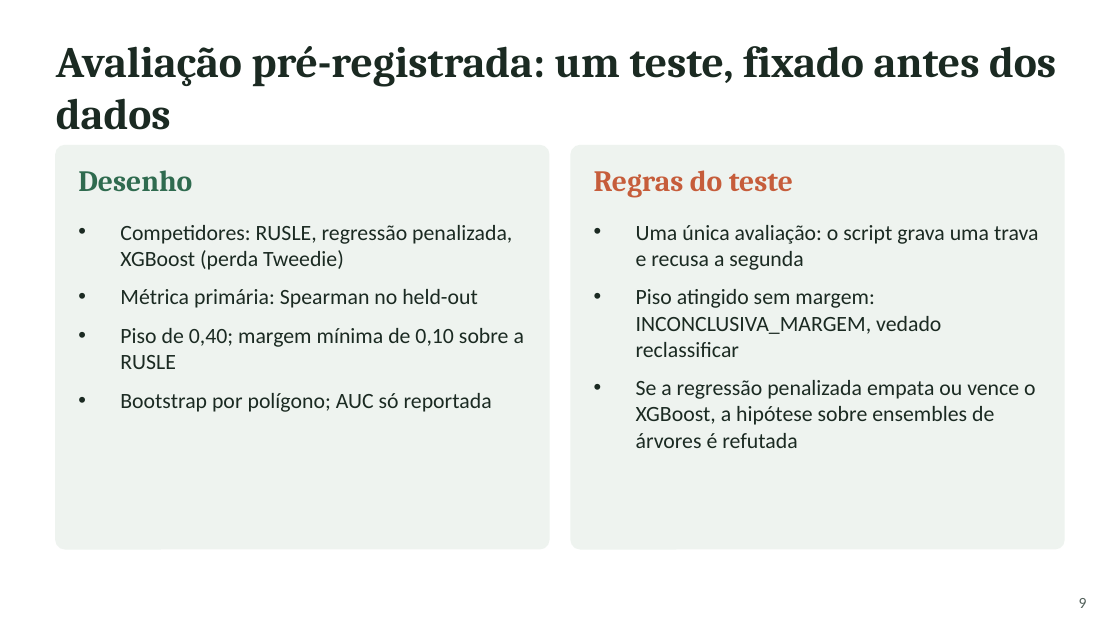
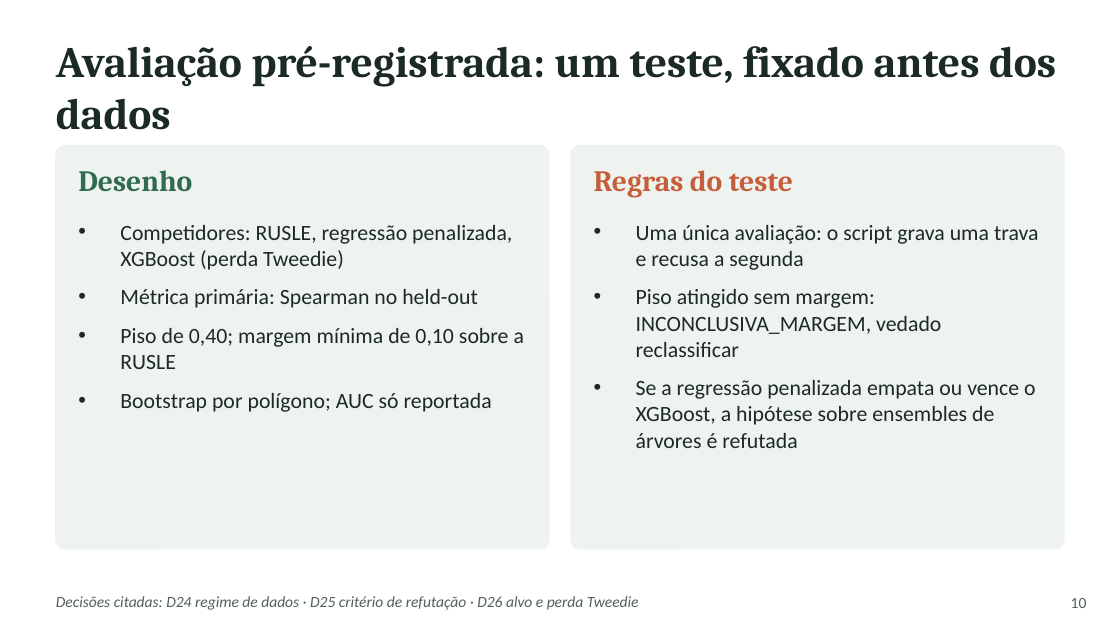
Before and after one commit to RedZardoz/localizador-erosao-v02, a slide deck: slide 10 of docs/Apresentacao_Seminario_Arcabouco_Auditavel.pptx (slide 9 before the commit). Drawn at 1120x630 pixels with LibreOffice and Linux fonts; fonts in the diff are those of the drawing. Boxes give left, top, right and bottom in pixels: in the first picture for what was removed or moved away, otherwise in the second. Text is boxed around its words. In the diff, an @@ line names an element or a change of style, - is before the commit and + after.

```diff
--- a/docs/Apresentacao_Seminario_Arcabouco_Auditavel.pptx
+++ b/docs/Apresentacao_Seminario_Arcabouco_Auditavel.pptx
@@ text added at (56, 596, 639, 610), 10 pt, text #52605A, italic @@
+Decisões citadas: D24 regime de dados · D25 critério de refutação · D26 alvo e perda Tweedie
@@ text at (1071, 598, 1087, 608): text changed @@
-9
+10
```
Also in this commit, not shown: 11 other slides changed, 1 slide added.
